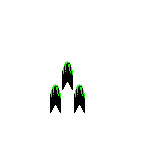
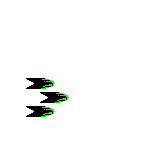
Revision of a layered 142x142 image; what changed, layer by layer:
painted on "Calque 3" over [26, 82, 85, 117]
painted on "Calque 2" over [26, 61, 73, 90]
painted on "Calque 1" over [40, 82, 71, 113]
